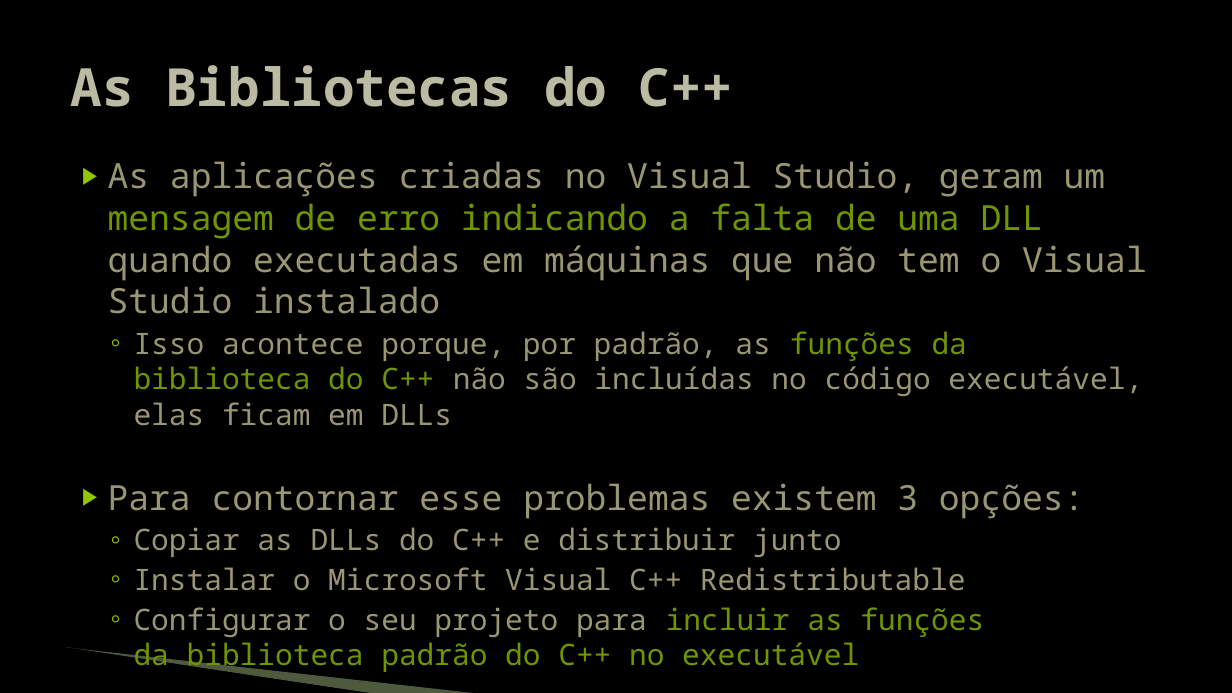
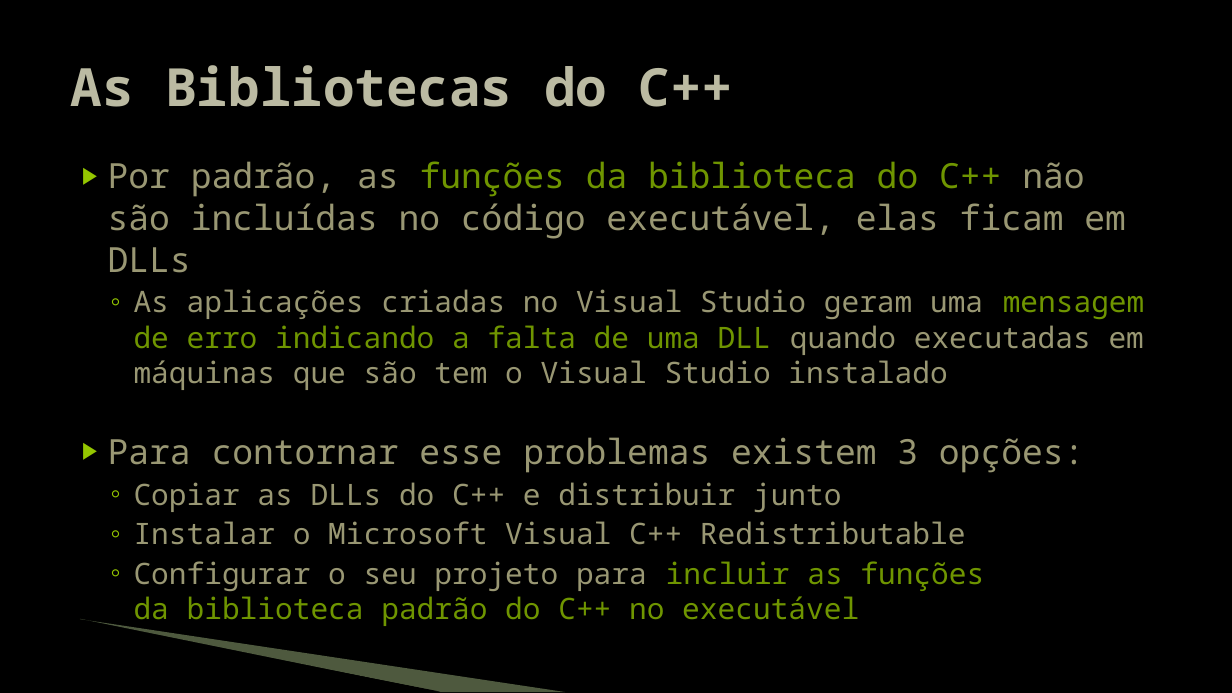
Before and after one commit to JudsonSS/Jogos, a slide deck: slide 14 of Slides/29. Distribuição do Jogo.pptx (slide 12 before the commit). Drawn at 1232x693 pixels with LibreOffice and Linux fonts; fonts in the diff are those of the drawing; background and template pictures are left out. Boxes give left, top, right and bottom in pixels: in the first picture for what was removed or moved away, otherwise in the second. Text is boxed around its words. In the diff, an @@ line names an element or a change of style, - is before the commit and + after.

```diff
--- a/Slides/29. Distribuição do Jogo.pptx
+++ b/Slides/29. Distribuição do Jogo.pptx
@@ text at <box>108,161,1145,390</box>: text changed; size 27 to 23 pt @@
-▶ As aplicações criadas no Visual Studio, geram um mensagem de erro indicando a falta de uma DLL quando executadas em máquinas que não tem o Visual Studio instalado
-  ◦ Isso acontece porque, por padrão, as funções da biblioteca do C++ não são incluídas no código executável, elas ficam em DLLs
+▶ Por padrão, as funções da biblioteca do C++ não
+  são incluídas no código executável, elas ficam em DLLs
+  ◦ As aplicações criadas no Visual Studio geram uma mensagem de erro indicando a falta de uma DLL quando executadas em máquinas que são tem o Visual Studio instalado
@@ freeform shape: place and size @@
-freeform shape at <box>66,649,374,693</box>
+freeform shape at <box>78,621,440,692</box>
@@ freeform shape: place and size @@
-freeform shape at <box>67,648,481,693</box>
+freeform shape at <box>80,619,566,692</box>
```
Also in this commit, not shown: 14 other slides changed, 2 slides added.
